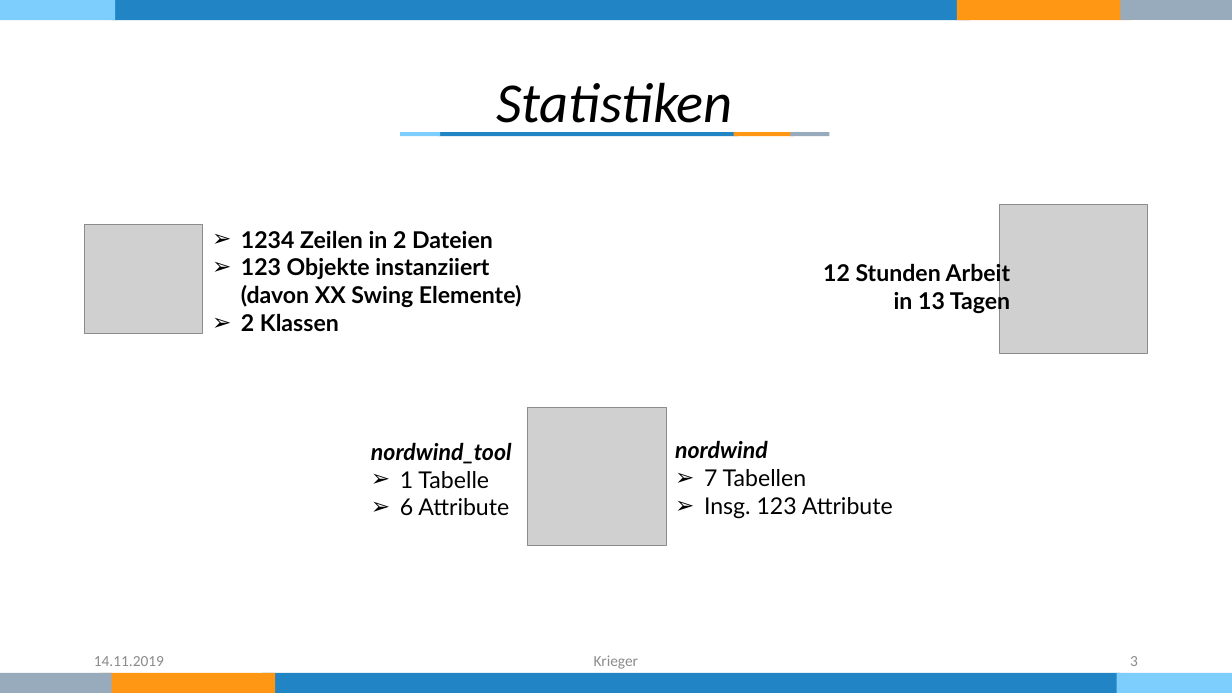
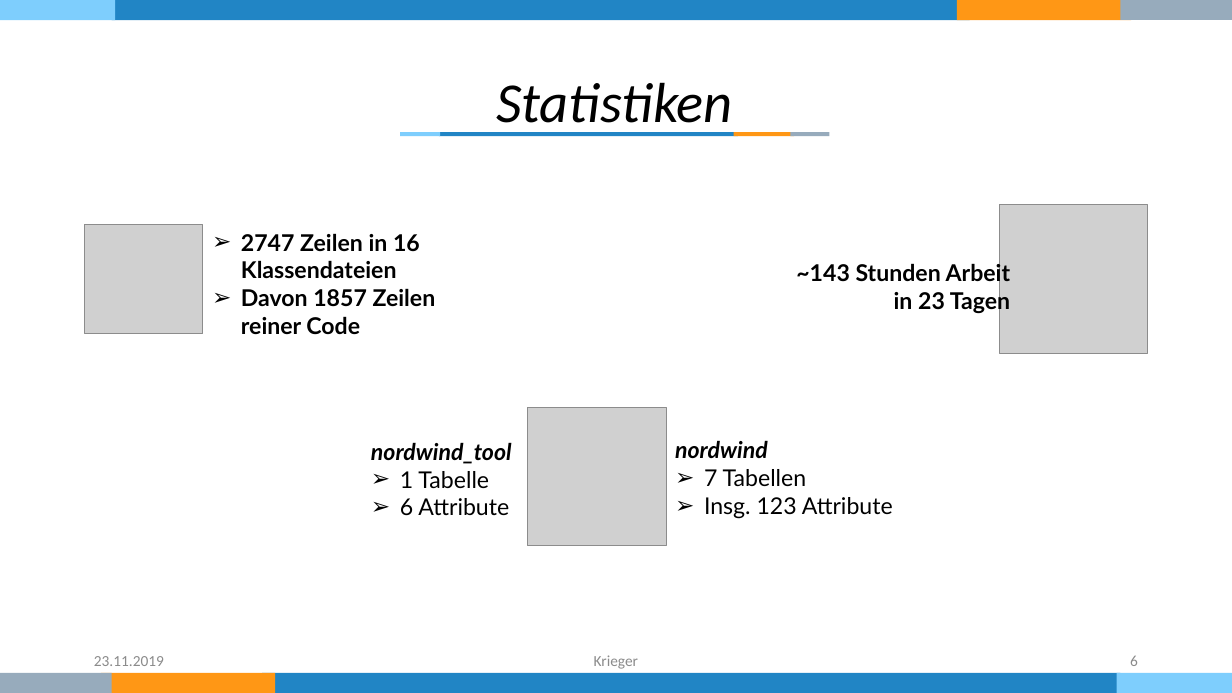
Before and after one commit to KriegersBlog/nordwind-tool, a slide deck: slide 6 of Dokumentation/Präsentation.pptx (slide 3 before the commit). Drawn at 1232x693 pixels with LibreOffice and Linux fonts; fonts in the diff are those of the drawing; grey boxes stand for pictures. Boxes give left, top, right and bottom in pixels: in the first picture for what was removed or moved away, otherwise in the second. Text is boxed around its words. In the diff, an @@ line names an element or a change of style, - is before the commit and + after.

```diff
--- a/Dokumentation/Präsentation.pptx
+++ b/Dokumentation/Präsentation.pptx
@@ text at (241,233,436,334): text changed @@
-➢ 1234 Zeilen in 2 Dateien
-➢ 123 Objekte instanziiert
-  (davon XX Swing Elemente)
-➢ 2 Klassen
+➢ 2747 Zeilen in 16 Klassendateien
+➢ Davon 1857 Zeilen reiner Code
@@ text at (796,261,1011,315): text changed @@
-12 Stunden Arbeit
-in 13 Tagen
+~143 Stunden Arbeit
+in 23 Tagen
@@ text at (94,656,164,666): text changed @@
-14.11.2019
+23.11.2019
@@ page number at (1130,655,1138,666): text changed @@
-3
+6
```
Also in this commit, not shown: 7 other slides changed, 5 slides added, 5 other files.
